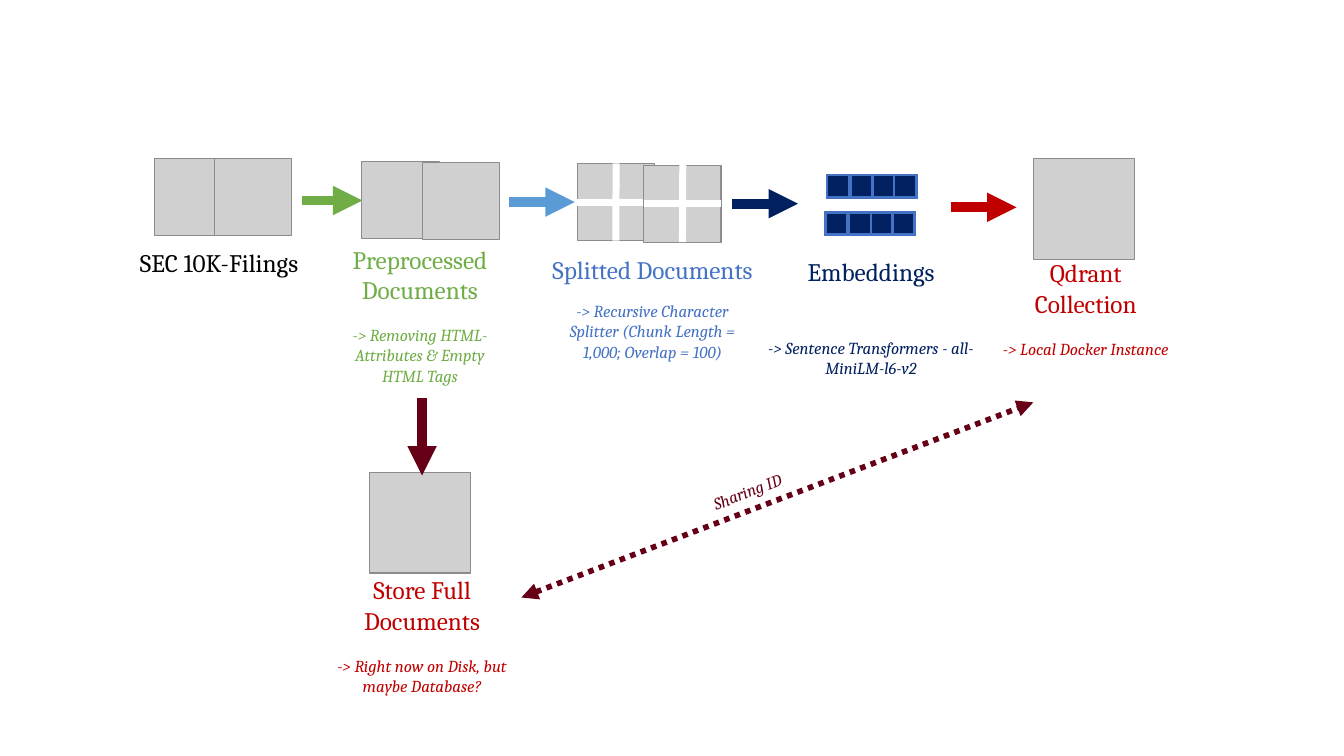
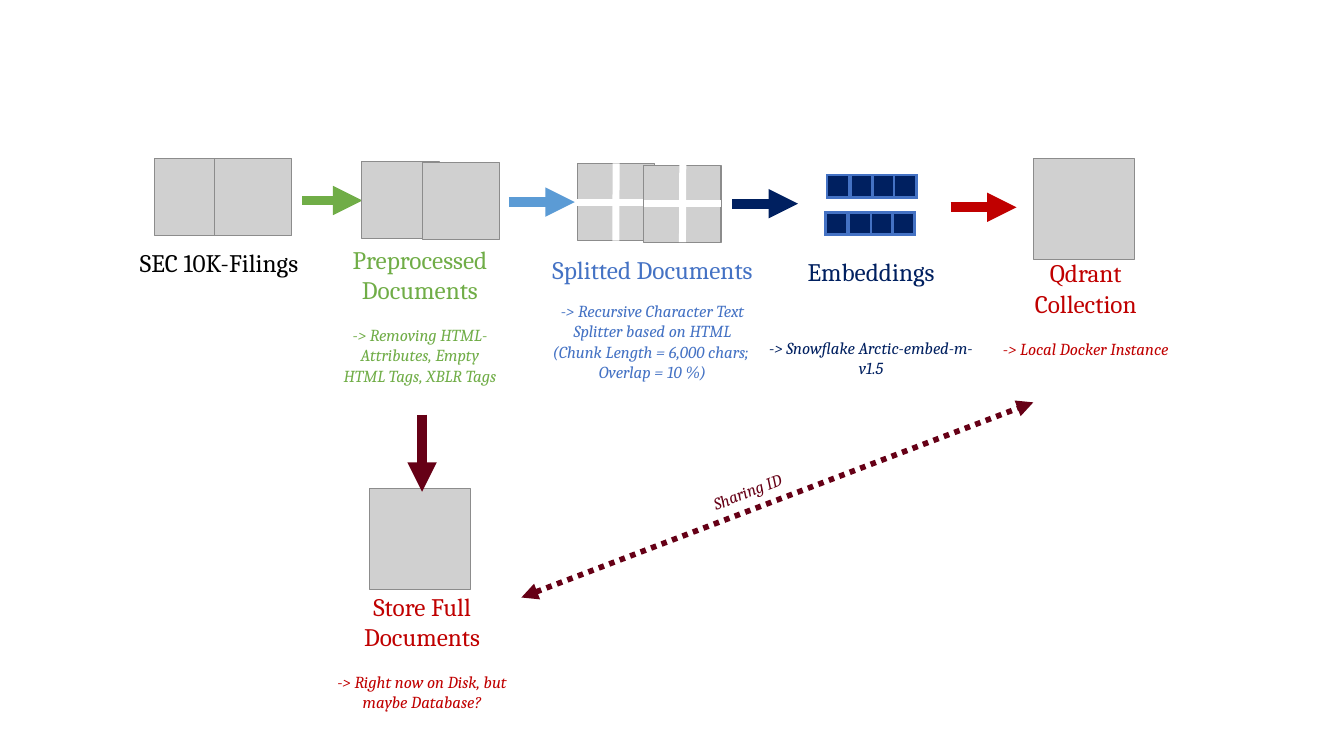
Before and after one commit to gsindlinger/TabTree-Table-QA-on-Full-Documents, a slide deck: slide 1 of Grafiken.pptx. Drawn at 1344x756 pixels with LibreOffice and Linux fonts; fonts in the diff are those of the drawing; grey boxes stand for pictures. Boxes give left, top, right and bottom in pixels: in the first picture for what was removed or moved away, otherwise in the second. Text is boxed around its words. In the diff, an @@ line names an element or a change of style, - is before the commit and + after.

```diff
--- a/Grafiken.pptx
+++ b/Grafiken.pptx
@@ text at (x1=344, y1=329, x2=496, y2=386): text changed @@
--> Removing HTML-Attributes & Empty HTML Tags
+-> Removing HTML-Attributes, Empty HTML Tags, XBLR Tags
@@ text at (x1=553, y1=305, x2=748, y2=382): text changed @@
--> Recursive Character Splitter (Chunk Length = 1,000; Overlap = 100)
+-> Recursive Character Text Splitter based on HTML (Chunk Length = 6,000 chars; Overlap = 10 %)
@@ text at (x1=786, y1=342, x2=973, y2=374): text changed @@
--> Sentence Transformers - all-MiniLM-l6-v2
+-> Snowflake Arctic-embed-m-v1.5
@@ 1 picture, 1 text, 1 arrow moved together from (x1=355, y1=398, x2=507, y2=696) to (x1=355, y1=414, x2=507, y2=712) @@
```
Also in this commit, not shown: 1 other slide changed, 15 other files.
